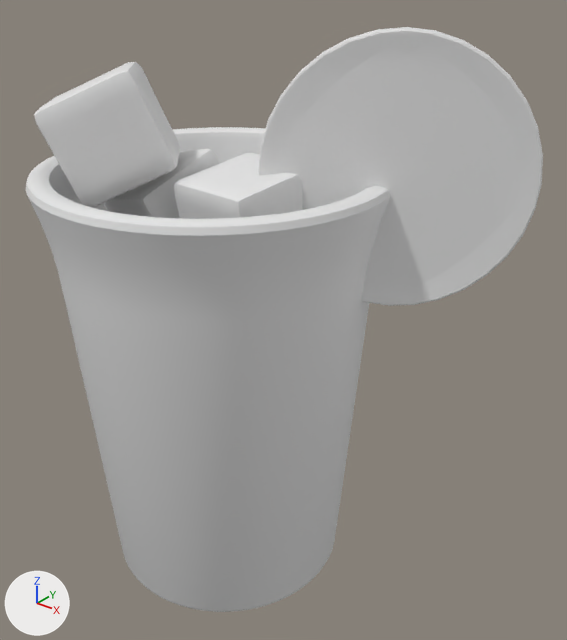
The OBJ model public/assets/drink-baked/blog0099.obj: old version first, new version second.
Both versions are drawn from a camera (50 mm lens) standing at (4.23, -4.43, 5.31) and looking at (0.56, 0.16, 2.47). The lights are fixed; the arrows at lower left show +X, +Y and +Z. The first picture is the older version. Where no turn or scale is listed for an object, it has been applied to the vertices.
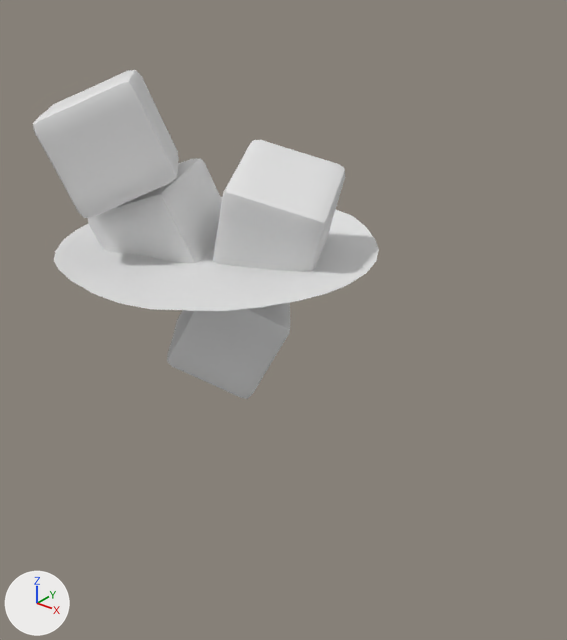
Changed parts and their boxes (x1, y1, x2, y2) in the pictures (567 x 640 px; the box of a moved part takes in the faces that stretch with it):
'Cylinder', deleted: before (26, 127, 390, 612)
'Circle.001', deleted: before (258, 27, 543, 306)
'Cube.002', reshaped: before (174, 153, 303, 219); after (213, 140, 345, 272)
'Cube.003', reshaped: before (34, 62, 180, 207); after (33, 70, 179, 218)
'Cube.001', reshaped: before (104, 149, 220, 218); after (88, 158, 222, 263)
part 1 of me_cube, moved or reshaped (not visible before): after (167, 302, 290, 399)
part 5 of me_plane, moved or reshaped (not visible before): after (54, 197, 379, 311)

The edits, one by one:
me_cube is used by ob_cube; location (0.0, 0.0, 0.0).
me_cube had 386 vertices, 384 faces and spanned x -0.646..0.627, y -0.635..0.616, z 1.784..2.88.
me_cube now has 386 vertices, 384 faces and spans x -0.567..0.68, y -0.551..0.654, z 1.773..2.806.
me_cube part 1: the whole mesh is multiplied about its middle by the matrix ((-0.934, -0.342, 0.107), (-0.016, 0.339, 0.941), (-0.358, 0.876, -0.322)), then moved by (0.066, 0.062, -0.043).
me_cube_001 is used by ob_cube_001; location (0.0, 0.0, 0.0).
me_cube_001 had 386 vertices, 384 faces and spanned x -0.988..0.049, y -0.532..0.555, z 2.654..3.774.
me_cube_001 now has 386 vertices, 384 faces and spans x -0.998..0.131, y -0.714..0.361, z 2.616..3.681.
me_cube_001 part 2: the whole mesh is multiplied about its middle by the matrix ((0.897, -0.409, -0.169), (0.437, 0.88, 0.188), (0.072, -0.242, 0.968)), then moved by (0.036, -0.188, -0.065).
me_cube_002 is used by ob_cube_002; location (0.0, 0.0, 0.0).
me_cube_002 had 386 vertices, 384 faces and spanned x -0.027..0.894, y -0.57..0.395, z 2.903..3.808.
me_cube_002 now has 386 vertices, 384 faces and spans x -0.095..1.083, y -0.378..0.74, z 2.789..3.886.
me_cube_002 part 3: the whole mesh is multiplied about its middle by the matrix ((0.216, -0.938, 0.271), (-0.175, -0.31, -0.934), (0.961, 0.154, -0.231)), then moved by (0.061, 0.269, -0.018).
me_cube_003 is used by ob_cube_003; location (0.0, 0.0, 0.0).
me_cube_003 had 386 vertices, 384 faces and spanned x -1.228..0.002, y -1.098..0.1, z 3.442..4.48.
me_cube_003 now has 386 vertices, 384 faces and spans x -1.163..0.059, y -1.167..0.033, z 3.399..4.423.
me_cube_003 part 4: the whole mesh is multiplied about its middle by the matrix ((0.503, -0.549, -0.668), (-0.432, 0.509, -0.744), (0.748, 0.663, 0.019)), then moved by (0.061, -0.068, -0.05).
me_plane is used by ob_plane; location (0.0, 0.0, 0.0).
me_plane had 236 vertices, 60 faces and spanned x -1.3..1.3, y -1.31..1.31, z 3.03..3.09.
me_plane now has 208 vertices, 153 faces and spans x -1.31..1.31, y -1.31..1.31, z 3.01..3.09.
me_plane part 5: 7 vertices moved within x -1.21..1.21, y -1.31..1.31, z 3.03..3.09; 202 vertices removed from x -1.3..1.3, y -1.3..1.3, z 3.03..3.08; 174 vertices added at x -1.31..1.31, y -1.29..1.29, z 3.01..3.08.
Object 'Circle.001' (ob_circle_001) is deleted.
Object 'Cylinder' (ob_cylinder) is deleted.
